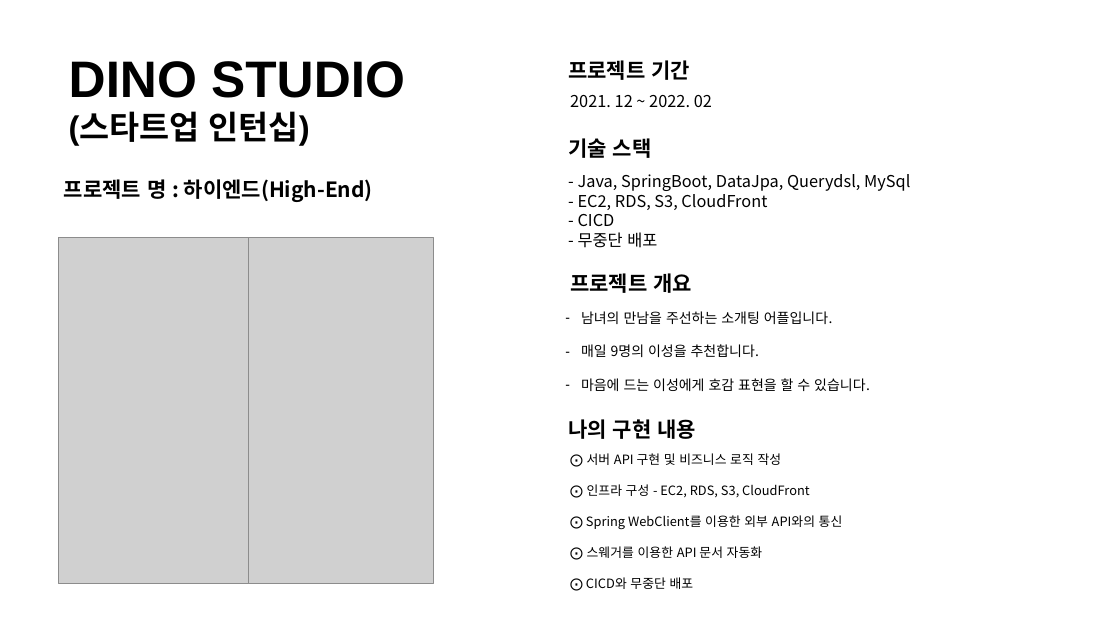
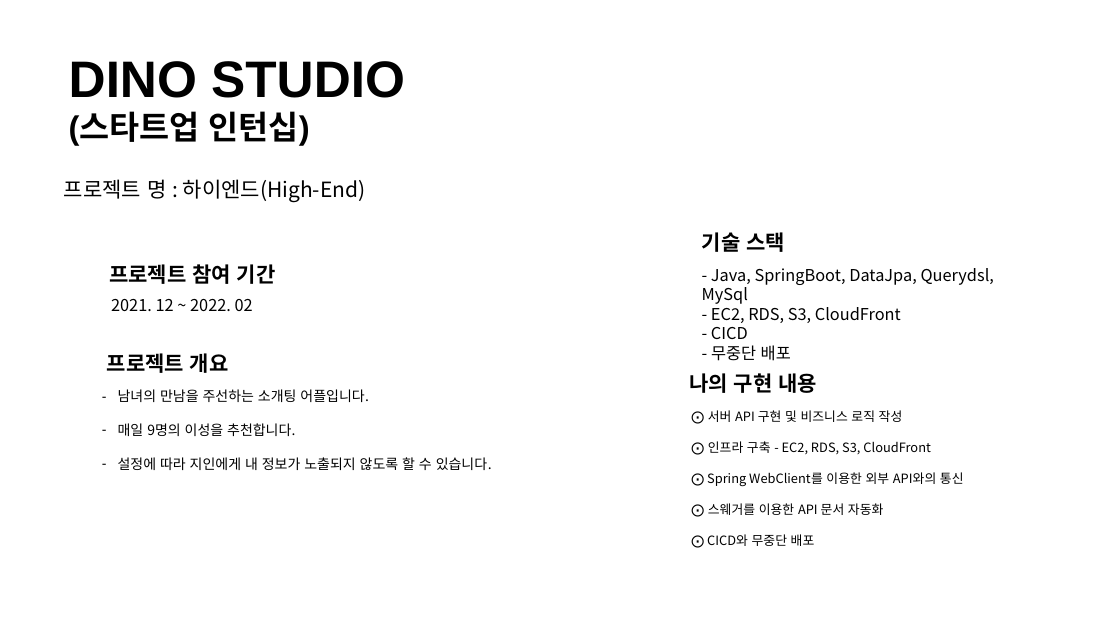
Before and after one commit to ohjinhokor/PortFolio, a slide deck: slide 2 of 오진호 포트폴리오.pptx. Drawn at 1120x630 pixels with LibreOffice and Linux fonts; fonts in the diff are those of the drawing; grey boxes stand for pictures; background and template pictures are left out. Boxes give left, top, right and bottom in pixels: in the first picture for what was removed or moved away, otherwise in the second. Text is boxed around its words. In the diff, an @@ line names an element or a change of style, - is before the commit and + after.

```diff
--- a/오진호 포트폴리오.pptx
+++ b/오진호 포트폴리오.pptx
@@ text "프로젝트 명 : 하이엔드(High-End)" at (64,179,366,202): bold off @@
@@ picture removed at (59,238,250,584) @@
@@ picture removed at (249,238,434,584) @@
@@ text "기술 스택": place and size @@
-text "기술 스택" at (568,138,652,158)
+text "기술 스택" at (702,232,785,252)
@@ text at (109,264,276,284): text changed @@
-프로젝트 기간
+프로젝트 참여 기간
@@ text "- Java, SpringBoot, DataJpa, Querydsl, ..." rewrapped from (578,174,910,248) to (702,268,994,361) @@
@@ text "2021. 12 ~ 2022. 02": place and size @@
-text "2021. 12 ~ 2022. 02" at (570,95,712,107)
+text "2021. 12 ~ 2022. 02" at (111,299,253,311)
@@ text "프로젝트 개요": place and size @@
-text "프로젝트 개요" at (570,273,692,293)
+text "프로젝트 개요" at (107,353,229,373)
@@ text "남녀의 만남을 주선하는 소개팅 어플입니다.": place and size @@
-text "남녀의 만남을 주선하는 소개팅 어플입니다." at (581,311,870,391)
+text "남녀의 만남을 주선하는 소개팅 어플입니다." at (118,389,492,470)
@@ text "나의 구현 내용": place and size @@
-text "나의 구현 내용" at (568,419,696,439)
+text "나의 구현 내용" at (689,373,817,393)
@@ text "⨀ 서버 API 구현 및 ...": place and size @@
-text "⨀ 서버 API 구현 및 ..." at (586,453,843,589)
+text "⨀ 서버 API 구현 및 ..." at (707,410,964,546)
@@ text at (708,441,931,455): text changed @@
-⨀ 인프라 구성 - EC2, RDS, S3, CloudFront
+⨀ 인프라 구축 - EC2, RDS, S3, CloudFront
@@ text at (118,457,492,470): text changed @@
-– 마음에 드는 이성에게 호감 표현을 할 수 있습니다.
+– 설정에 따라 지인에게 내 정보가 노출되지 않도록 할 수 있습니다.
```
Also in this commit, not shown: 4 other slides changed, 6 slides added, 2 slides removed, 4 other files.
